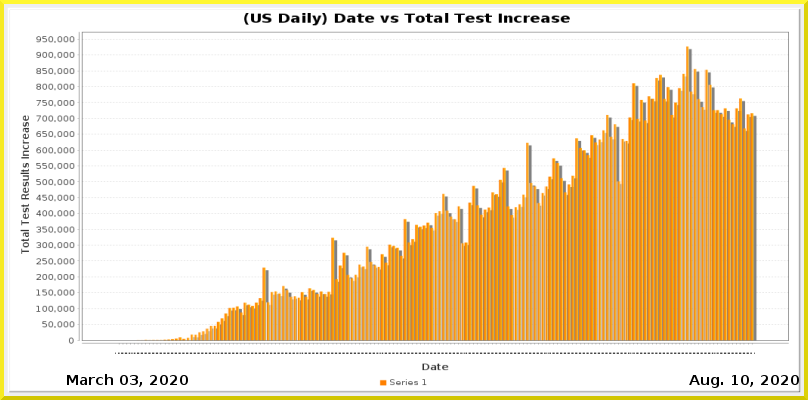
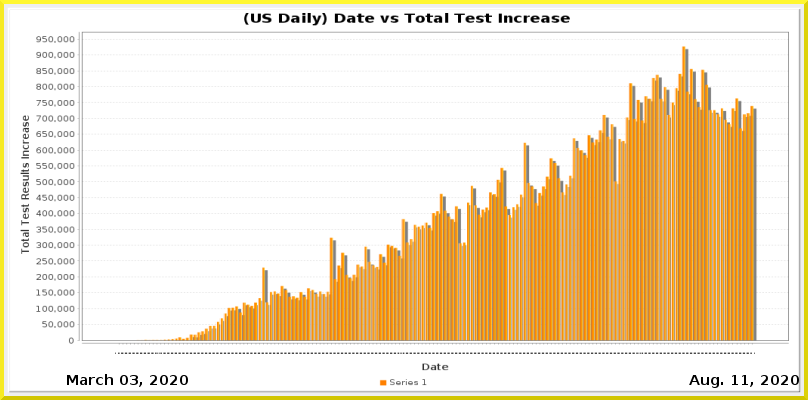
Comparing the layer stacks of the two (808, 400) images. Changes:
painted on "Current Date" over [741, 375, 749, 385]
painted on "Date_vs_TestIncrease.png" over [130, 46, 757, 354]
